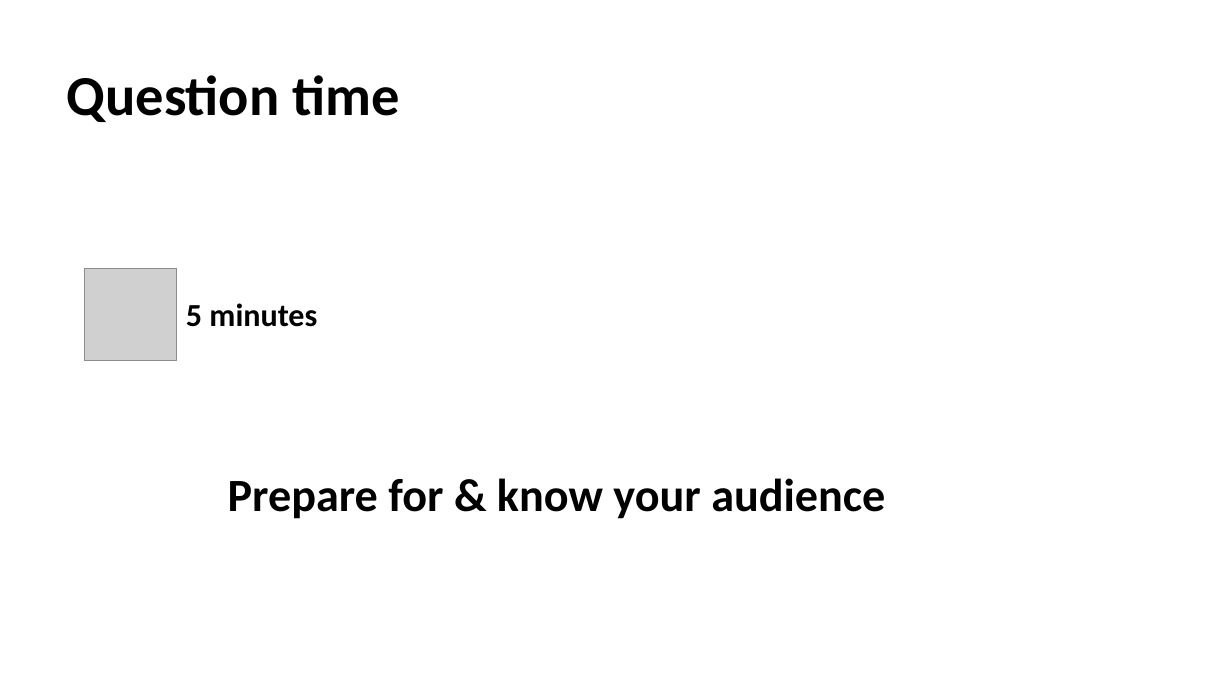
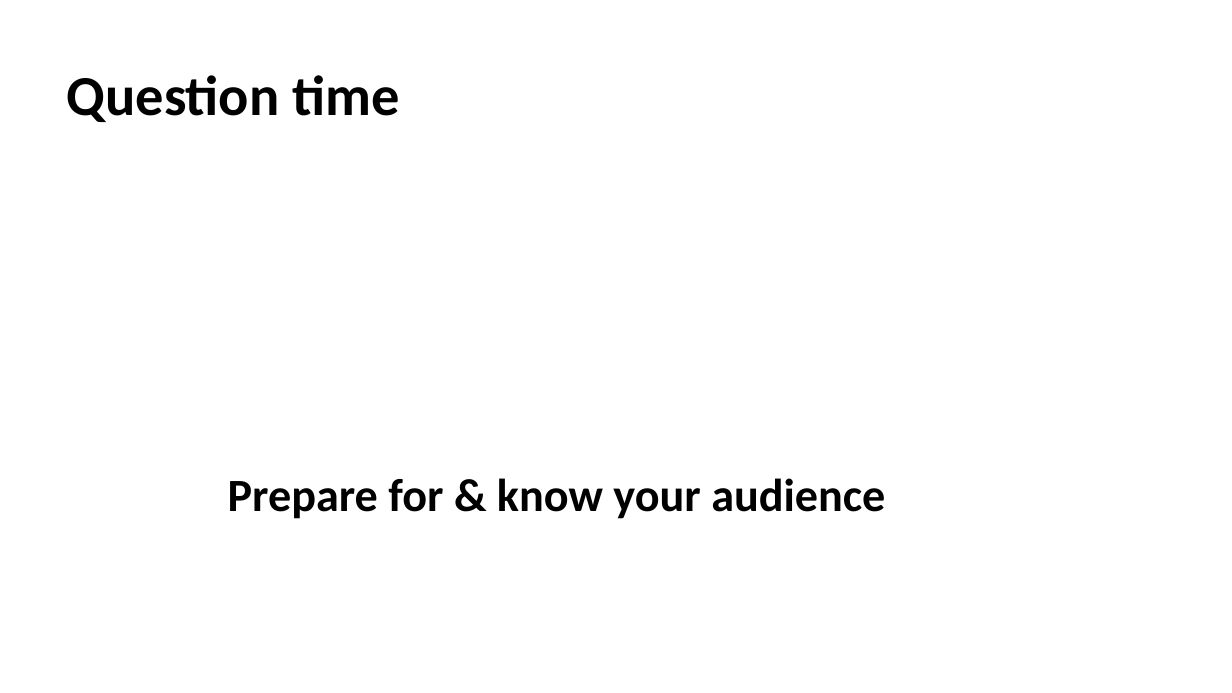
Before and after one commit to Makipurple3/IVPToleranceBex2223, a slide deck: slide 25 of M.AungKyaw_MaleFemaleToleranceInWildVervetMonkeys_Thesis.pptx (slide 26 before the commit). Drawn at 1232x693 pixels with LibreOffice and Linux fonts; fonts in the diff are those of the drawing; grey boxes stand for pictures. Boxes give left, top, right and bottom in pixels: in the first picture for what was removed or moved away, otherwise in the second. Text is boxed around its words. In the diff, an @@ line names an element or a change of style, - is before the commit and + after.

```diff
--- a/M.AungKyaw_MaleFemaleToleranceInWildVervetMonkeys_Thesis.pptx
+++ b/M.AungKyaw_MaleFemaleToleranceInWildVervetMonkeys_Thesis.pptx
@@ picture removed at [85,268,177,360] @@
@@ text removed at [186,303,317,327] @@
-5 minutes
```
Also in this commit, not shown: 7 other slides changed, 14 slides added, 15 slides removed, 1 other file.
